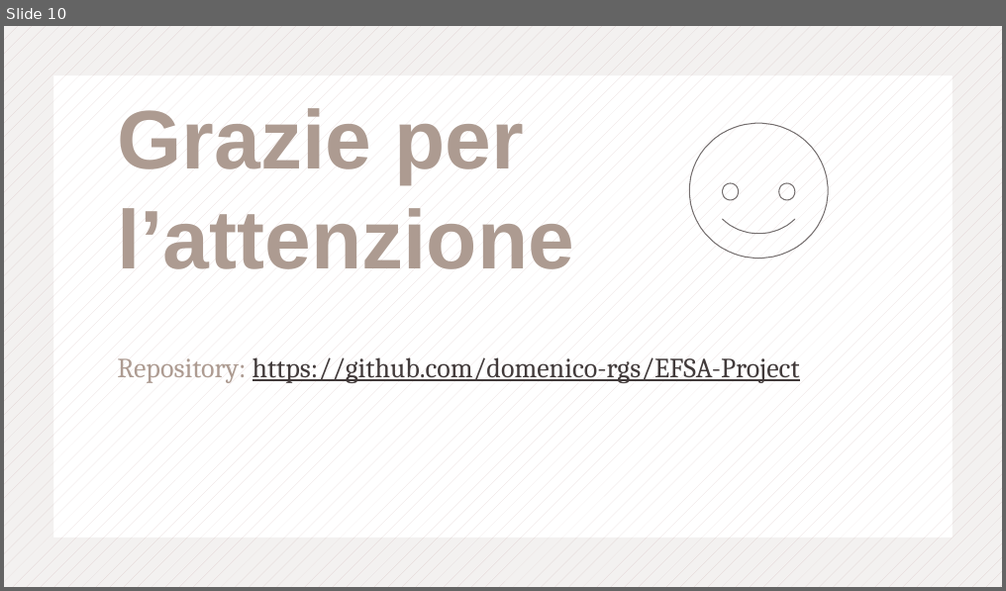
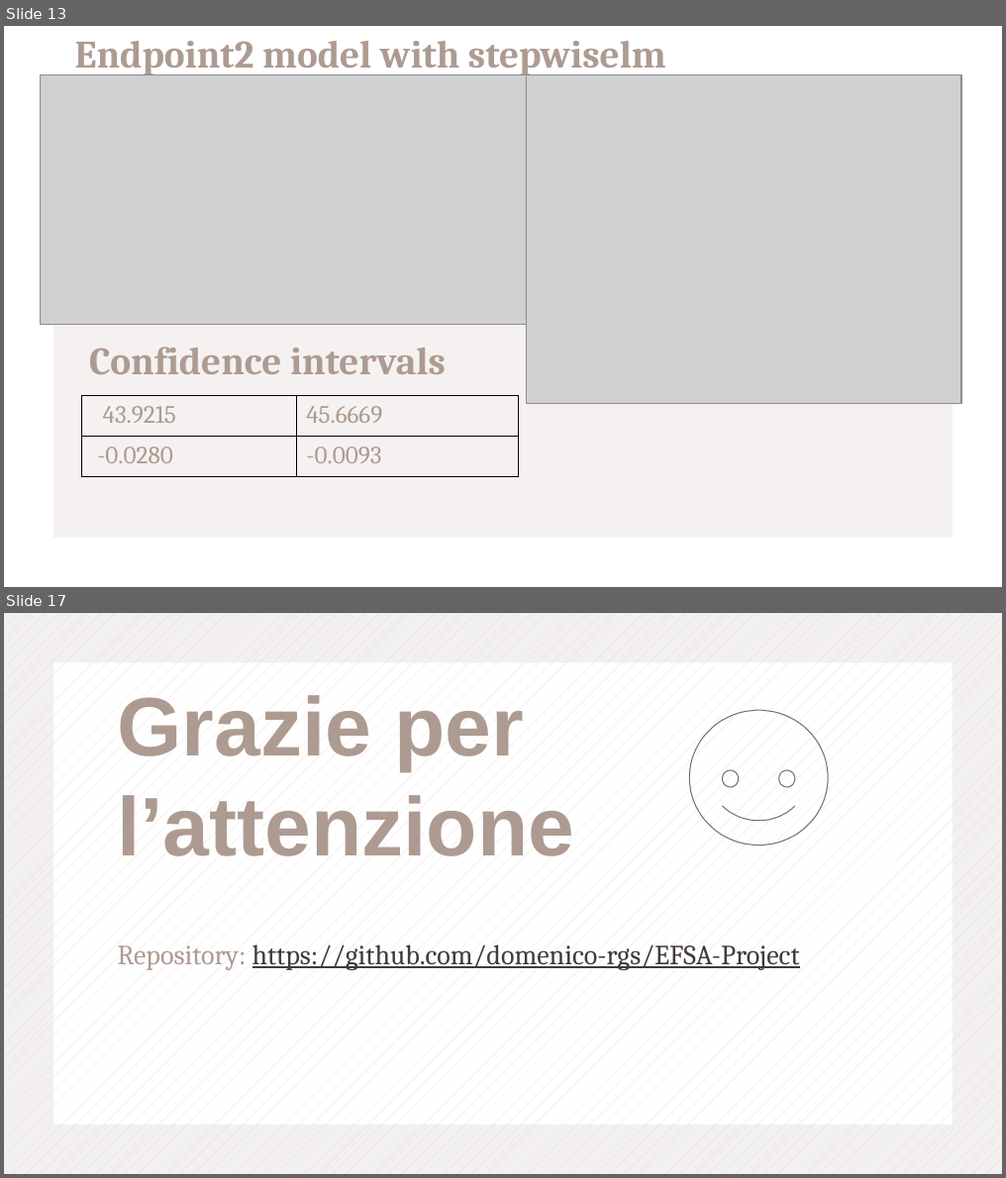
Before and after one commit to domenico-rgs/EFSA-Project, a slide deck: Presentation.pptx. Shown one above the other, each under a label of ours: slide 10 before the commit, slides 13 and 17 after it; the slides between them are not shown. The pictures are 1006x591 and 1006x1178 pixels, drawn with LibreOffice and Linux fonts; fonts in the diff are those of the drawing; grey boxes stand for pictures. Boxes give left, top, right and bottom in pixels: in the first picture for what was removed or moved away, otherwise in the second. Text is boxed around its words. In the diff, an @@ line names an element or a change of style, - is before the commit and + after.

```diff
--- a/Presentation.pptx
+++ b/Presentation.pptx
@@ slide 13 added at [4,26,1002,587], background #F5F1F0 @@
@@ frame added at [4,26,1002,586], fill #FFFFFF @@
@@ text added at [75,41,666,76], 28 pt, text #AD9B91, bold @@
+Endpoint2 model with stepwiselm
@@ picture added at [40,75,614,324] @@
@@ picture added at [526,75,961,403] @@
@@ text added at [89,347,446,374], 28 pt, text #AD9B91, bold @@
+Confidence intervals
@@ table added at [82,396,518,477], 2 rows, 2 columns @@
+43.9215 | 45.6669
+-0.0280 | -0.0093
@@ what was slide 10 is now slide 17 @@
```
Also in this commit, not shown: 4 slides changed, 6 other slides added, 2 slides removed, 4 other files.
